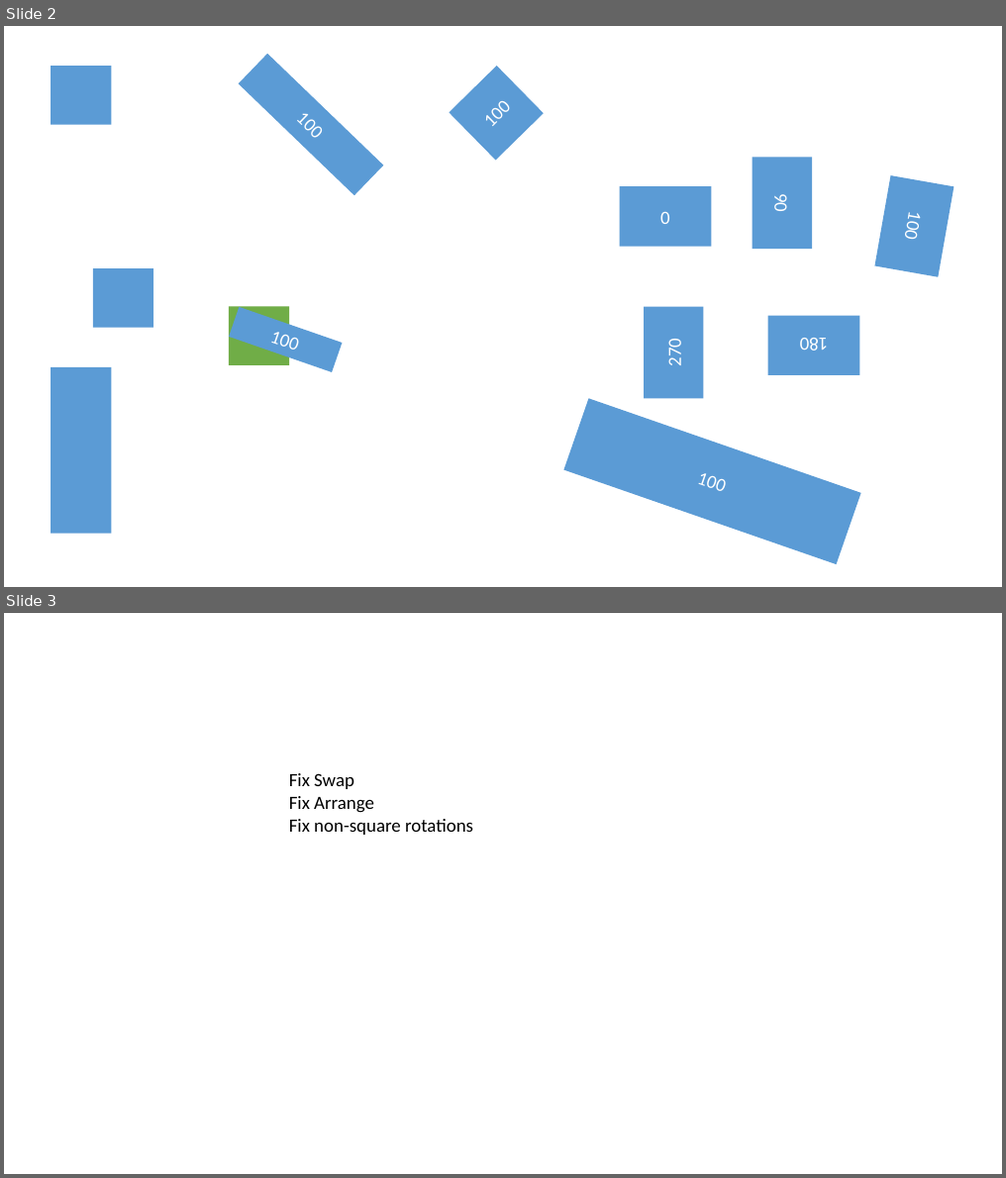
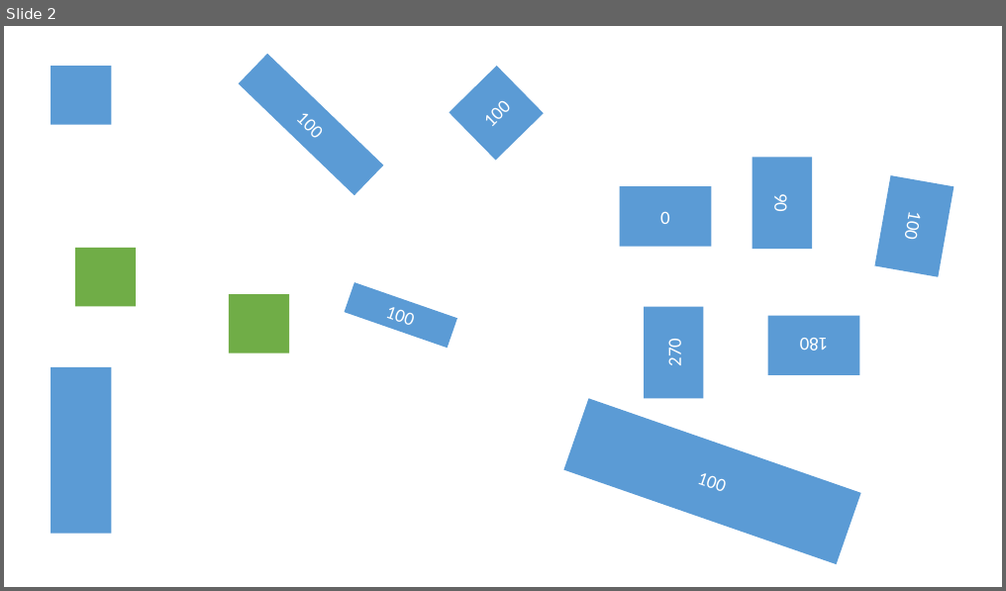
Before and after one commit to iappyx/Instrumenta, a slide deck: src/InstrumentaPowerpointToolbar.pptm. Shown one above the other, each under a label of ours: slides 2 and 3 before the commit, slide 2 after it. The pictures are 1006x1178 and 1006x591 pixels, drawn with LibreOffice and Linux fonts; fonts in the diff are those of the drawing. Boxes give left, top, right and bottom in pixels: in the first picture for what was removed or moved away, otherwise in the second. Text is boxed around its words. In the diff, an @@ line names an element or a change of style, - is before the commit and + after.

```diff
--- a/src/InstrumentaPowerpointToolbar.pptm
+++ b/src/InstrumentaPowerpointToolbar.pptm
@@ slide 3 removed at <box>4,613,1002,1174</box>, background #FFFFFF @@
@@ text removed at <box>289,773,473,835</box> @@
-Fix Swap
-Fix Arrange
-Fix non-square rotations
@@ slide 2 changed as well @@
@@ rectangle: place and size @@
-rectangle at <box>93,269,153,328</box>
+rectangle at <box>75,248,136,307</box>
@@ rectangle at <box>75,248,136,307</box>: fill #5B9BD5 to #70AD47 @@
@@ rectangle "100": place and size @@
-rectangle "100" at <box>229,307,343,372</box>
+rectangle "100" at <box>344,282,457,348</box>
@@ rectangle: place and size @@
-rectangle at <box>229,307,289,366</box>
+rectangle at <box>229,294,289,354</box>
```
Also in this commit, not shown: 1 other file.
